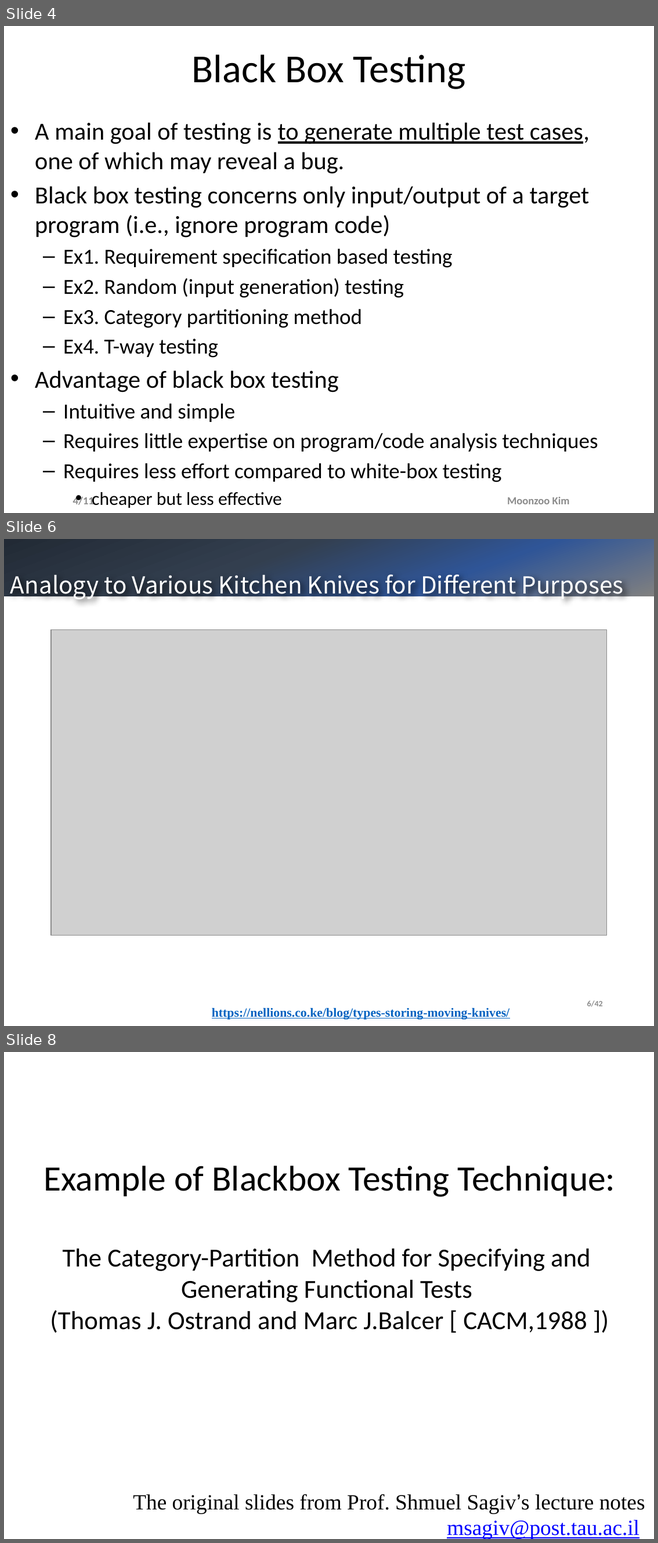
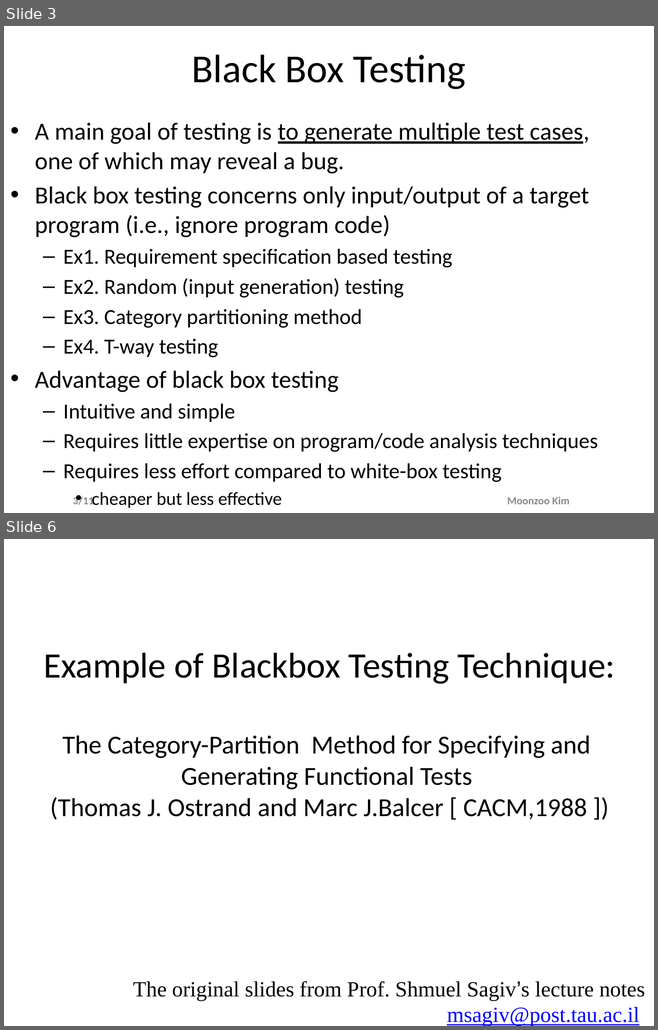
Before and after one commit to swtv-kaist/cs350-fall25, a slide deck: slides/lec22-testing-overview-v3.pptx. Shown one above the other, each under a label of ours: slides 4, 6 and 8 before the commit, slides 3 and 6 after it; the slides between them are not shown. The pictures are 658x1543 and 658x1030 pixels, drawn with LibreOffice and Linux fonts; fonts in the diff are those of the drawing; grey boxes stand for pictures; background and template pictures are left out. Boxes give left, top, right and bottom in pixels: in the first picture for what was removed or moved away, otherwise in the second. Text is boxed around its words. In the diff, an @@ line names an element or a change of style, - is before the commit and + after.

```diff
--- a/slides/lec22-testing-overview-v3.pptx
+++ b/slides/lec22-testing-overview-v3.pptx
@@ slide 6 removed at (4,539,654,1026), background picture (left out) @@
@@ rectangle removed at (4,539,654,596) @@
@@ text removed at (10,574,623,600) @@
-Analogy to Various Kitchen Knives for Different Purposes
@@ picture removed at (51,630,606,936) @@
@@ text removed at (212,1008,509,1020) @@
-https://nellions.co.ke/blog/types-storing-moving-knives/
@@ page number removed at (587,1001,603,1007) @@
-6/42
@@ what was slide 4 is now slide 3 @@
@@ page number at (73,495,94,505): text changed @@
-4/11
+3/11
@@ what was slide 8 is now slide 6 @@
```
Also in this commit, not shown: 1 slide changed, 1 other slide removed, 1 other file.
